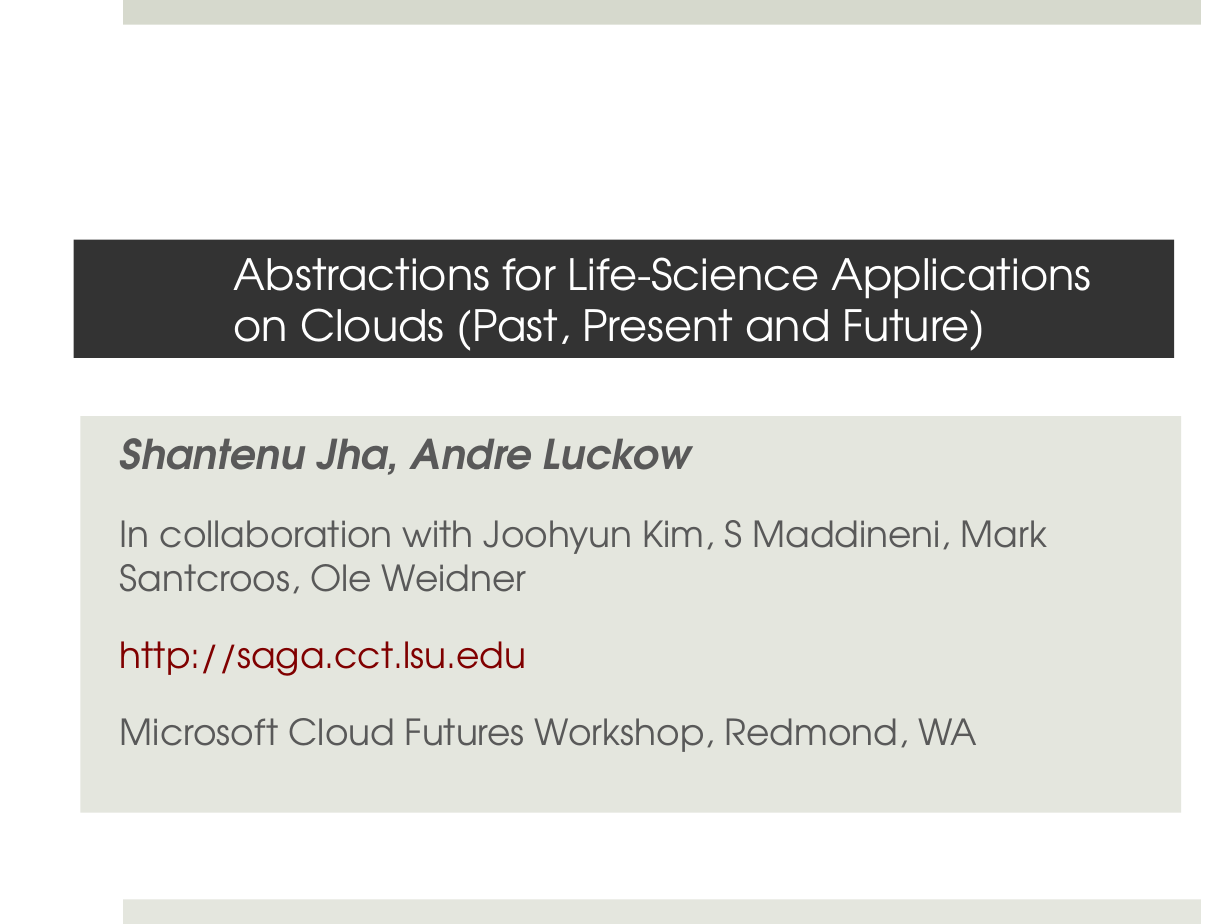
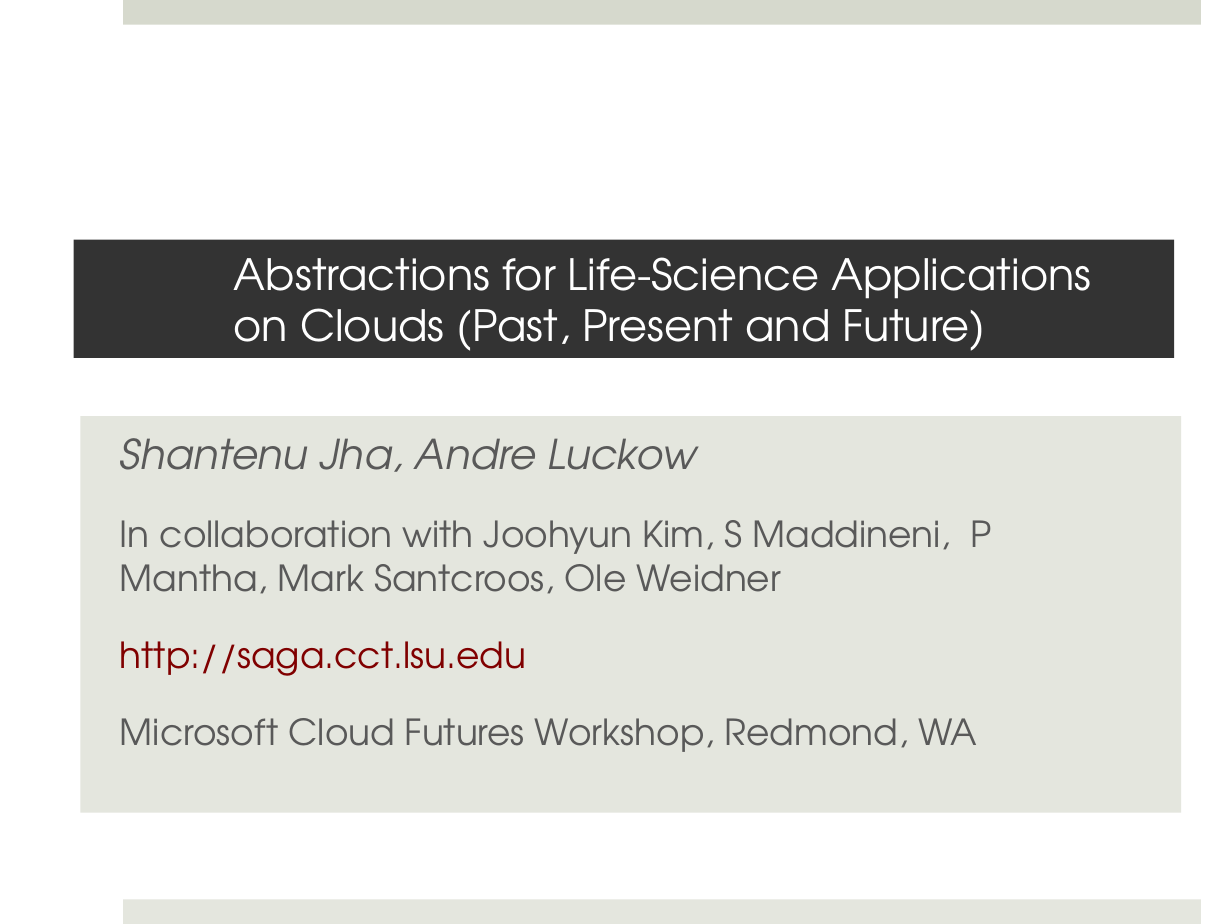
Before and after one commit to saga-project/saga-cpp-legacy-projects, a slide deck: slide 1 of saga-talks/abstractions_for_ls-microsoft.pptx. Drawn at 1232x924 pixels with LibreOffice and Linux fonts; fonts in the diff are those of the drawing; background and template pictures are left out. Boxes give left, top, right and bottom in pixels: in the first picture for what was removed or moved away, otherwise in the second. Text is boxed around its words. In the diff, an @@ line names an element or a change of style, - is before the commit and + after.

```diff
--- a/saga-talks/abstractions_for_ls-microsoft.pptx
+++ b/saga-talks/abstractions_for_ls-microsoft.pptx
@@ subtitle at (x1=120, y1=438, x2=697, y2=472): bold off in "Shantenu Jha, Andre Luckow" @@
@@ subtitle at (x1=120, y1=520, x2=992, y2=594): text changed @@
-In collaboration with Joohyun Kim, S Maddineni, Mark Santcroos, Ole Weidner
+In collaboration with Joohyun Kim, S Maddineni, P Mantha, Mark Santcroos, Ole Weidner
```
Also in this commit, not shown: 8 other slides changed, 1 slide added.
